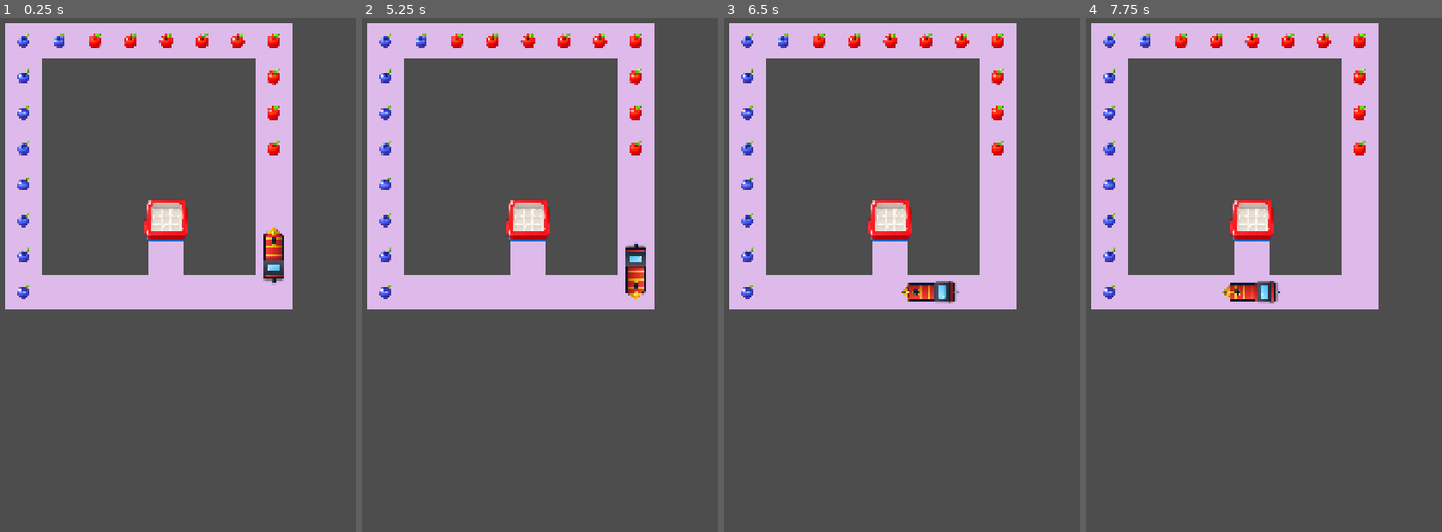
Above: before the commit, frames 1-4 (left to right).
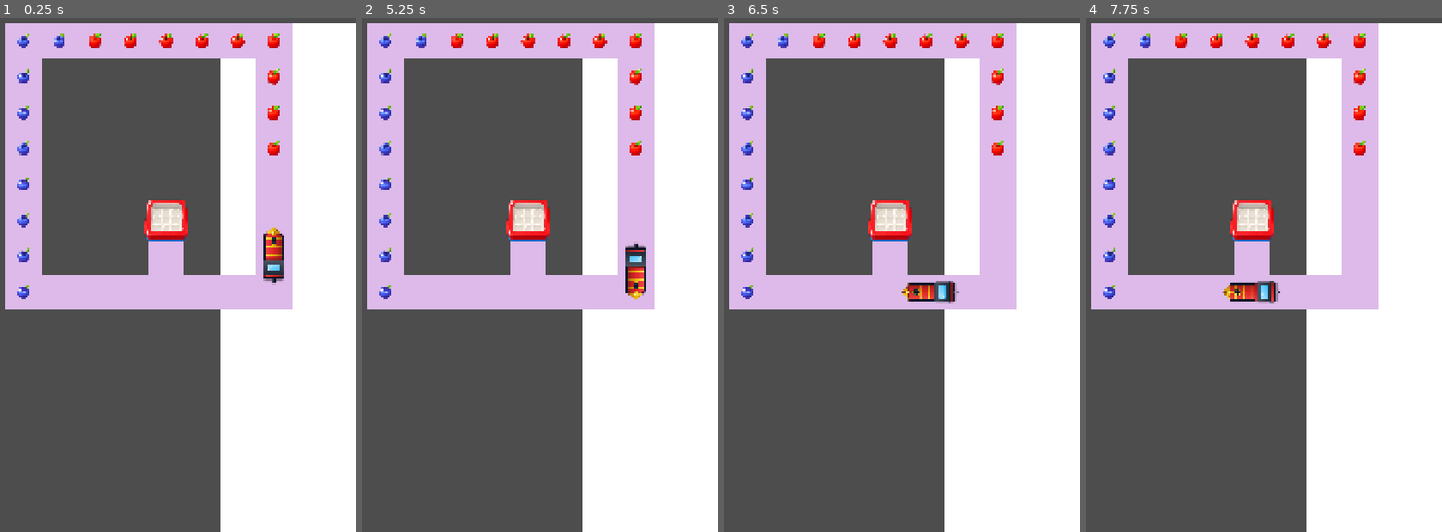
Above: after the commit, the same moments.

Repository: Harini-Capsitech/Snackydash_Prototype
Game: Godot game, scene res://level_creation_tool/runtime/LevelPlayer.tscn
The game is run twice, just before and just after one commit, with the same random seed, the same clock (stepped at 60 frames per second) and the same inputs.
Inputs (mouse positions are in pixels of both pictures, inside the frame that each line leads up to):
- Up to frame 1 (0.25 s): no input
- Up to frame 2 (5.25 s): tap Enter at 0.5, 2, 3.5 s; move the mouse to (611, 151) at 0.52 s; hold Right (ui_right) 0.53-1.25 s; click (611, 151) at 0.67 s; tap Space at 1.25, 2.75, 4.25 s; drag from (447, 223) to (504, 326) at 1.27 s; move the mouse to (564, 38) at 2.02 s; hold Right (ui_right) 2.03-2.75 s; drag from (504, 326) to (408, 84) at 2.77 s; move the mouse to (639, 290) at 3.52 s; hold Left (ui_left) 3.53-4.25 s; drag from (408, 84) to (outside the picture) at 4.27 s; move the mouse to (543, 187) at 5.02 s; hold Down (ui_down) from 5.03 s (still down); click (543, 187) at 5.17 s
- Up to frame 3 (6.5 s): release Down (ui_down) at 5.75 s; drag from (outside the picture) to (809, 223) at 5.77 s
- Up to frame 4 (7.75 s): move the mouse to (1335, 151) at 6.52 s; hold Up (ui_up) 6.53-7.25 s; drag from (1171, 223) to (1228, 326) at 7.27 s

The runs differ from the first frame. In frame 1, 31% of the frame differs, in the area x 61-100%, y 1-100%; in frame 2, 31%; in frame 3, 31%; in frame 4, 31%.

Commit message:
Added the obstacles and turning sprites.

Diff:
--- a/level_creation_tool/runtime/LevelLoader.gd
+++ b/level_creation_tool/runtime/LevelLoader.gd
@@ -6,6 +6,10 @@
 @export var train_config: TrainVisualConfig
 @export var food_config: FoodVisualConfig
 @export var station_config: StationVisualConfig
+
+@export_group("Animated Obstacles")
+@export var open_gate_texture: Texture2D
+@export var open_barrier_texture: Texture2D
 
 var track_dict: Dictionary = {}
 var foods_dict: Dictionary = {}
@@ -66,15 +70,31 @@
 
 	# 3.5 Spawn Obstacles
 	for o in data.obstacles:
-		var sprite = Sprite2D.new()
-		var tex = load(o.texture_path) if o.texture_path != "" else null
-		if tex:
-			sprite.texture = tex
+		var sprite
+		if o.obstacle_type in ["railway_barrier", "closed_gate"]:
+			sprite = Node2D.new()
+			sprite.set_script(load("res://scripts/level/AnimatedObstacle.gd"))
+			var tex = load(o.texture_path) if o.texture_path != "" else null
+			sprite.closed_texture = tex
+			if o.obstacle_type == "closed_gate":
+				sprite.open_texture = open_gate_texture
+			elif o.obstacle_type == "railway_barrier":
+				sprite.open_texture = open_barrier_texture
+		else:
+			sprite = Sprite2D.new()
+			var tex = load(o.texture_path) if o.texture_path != "" else null
+			if tex:
+				sprite.texture = tex
+
 		sprite.position = o.visual_pos
 		sprite.scale = o.visual_scale
 		sprite.rotation = o.visual_rot
 		add_child(sprite)
 		obstacles_dict[o.position] = {"data": o, "node": sprite}
+
+		# For animated obstacles, ensure _ready is called if added to tree manually
+		if sprite.has_method("_ready"):
+			sprite._ready()
 
 	# 4. Spawn Train
 	if data.train_spawn:
--- a/level_creation_tool/runtime/LevelPlayer.tscn
+++ b/level_creation_tool/runtime/LevelPlayer.tscn
@@ -19,9 +19,11 @@
 [ext_resource type="Texture2D" uid="uid://hhbhne1038q0" path="res://Sprites/ChatGPT_Image_Sep_22__2026__11_26_19_AM-removebg-preview.png" id="18_tewwp"]
 [ext_resource type="Script" uid="uid://dbjt61wpkqpfy" path="res://level_creation_tool/data/StationVariant.gd" id="19_v4tvw"]
 [ext_resource type="Texture2D" uid="uid://ceowsv07ip7k2" path="res://Sprites/red tray.png" id="20_nnr3n"]
-[ext_resource type="Script" uid="uid://c4eydhnk5wm8n" path="res://level_creation_tool/data/TrayVisualConfig.gd" id="20_traycfg"]
+[ext_resource type="Script" path="res://level_creation_tool/data/TrayVisualConfig.gd" id="20_traycfg"]
 [ext_resource type="Texture2D" uid="uid://bv24t1g27ff7x" path="res://Sprites/blue tray.png" id="22_euvcl"]
+[ext_resource type="Texture2D" uid="uid://ysgohpboy0ry" path="res://level_creation_tool/sprites/ChatGPT_Image_Sep_25__2026__12_22_47_PM-removebg-preview.png" id="23_b0lpj"]
 [ext_resource type="Texture2D" uid="uid://16j5pbvvbxqo" path="res://Sprites/yellow tray.png" id="23_euvcl"]
+[ext_resource type="Texture2D" uid="uid://dvixrk1iaehi4" path="res://level_creation_tool/sprites/ChatGPT_Image_Sep_25__2026__12_23_06_PM-removebg-preview.png" id="24_54qyj"]
 
 [sub_resource type="Resource" id="Resource_n8x02"]
 script = ExtResource("5_nnr3n")
@@ -91,9 +93,23 @@
 station_variants = Array[ExtResource("19_v4tvw")]([SubResource("Resource_ovvv0"), SubResource("Resource_tewwp"), SubResource("Resource_nisoc")])
 metadata/_custom_type_script = "uid://bx000fchw6cq4"
 
+[sub_resource type="CanvasTexture" id="CanvasTexture_b0lpj"]
+
 [node name="LevelPlayer" type="Node2D" unique_id=1091414117]
 script = ExtResource("1_xxx")
 track_config = SubResource("Resource_n8x02")
 train_config = SubResource("Resource_xfmm7")
 food_config = SubResource("Resource_sl75t")
 station_config = SubResource("Resource_s1mdw")
+open_gate_texture = ExtResource("23_b0lpj")
+open_barrier_texture = ExtResource("24_54qyj")
+
+[node name="TextureRect" type="TextureRect" parent="." unique_id=1723671598]
+anchors_preset = 15
+anchor_right = 1.0
+anchor_bottom = 1.0
+offset_right = 1080.0
+offset_bottom = 1920.0
+grow_horizontal = 2
+grow_vertical = 2
+texture = SubResource("CanvasTexture_b0lpj")
Binary file changed: level_creation_tool/sprites/turning path .png
Binary file added: level_creation_tool/sprites/turning path_1.png
Not shown, added: level_creation_tool/sprites/turning path_1.png.import
Binary file added: level_creation_tool/sprites/turning path_2.png
Not shown, added: level_creation_tool/sprites/turning path_2.png.import
Binary file added: level_creation_tool/sprites/turning path_3.png
Not shown, added: level_creation_tool/sprites/turning path_3.png.import
Binary file added: level_creation_tool/sprites/turning path_4.png
Not shown, added: level_creation_tool/sprites/turning path_4.png.import
